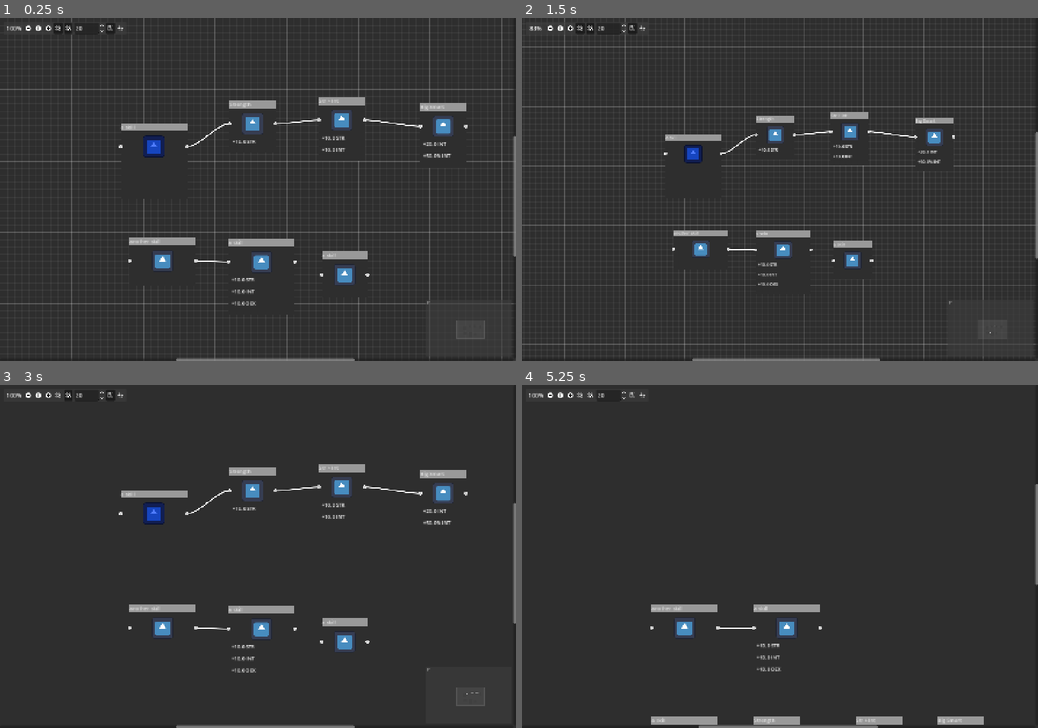
Above: before the commit, frames 1-4 (two rows, left to right).
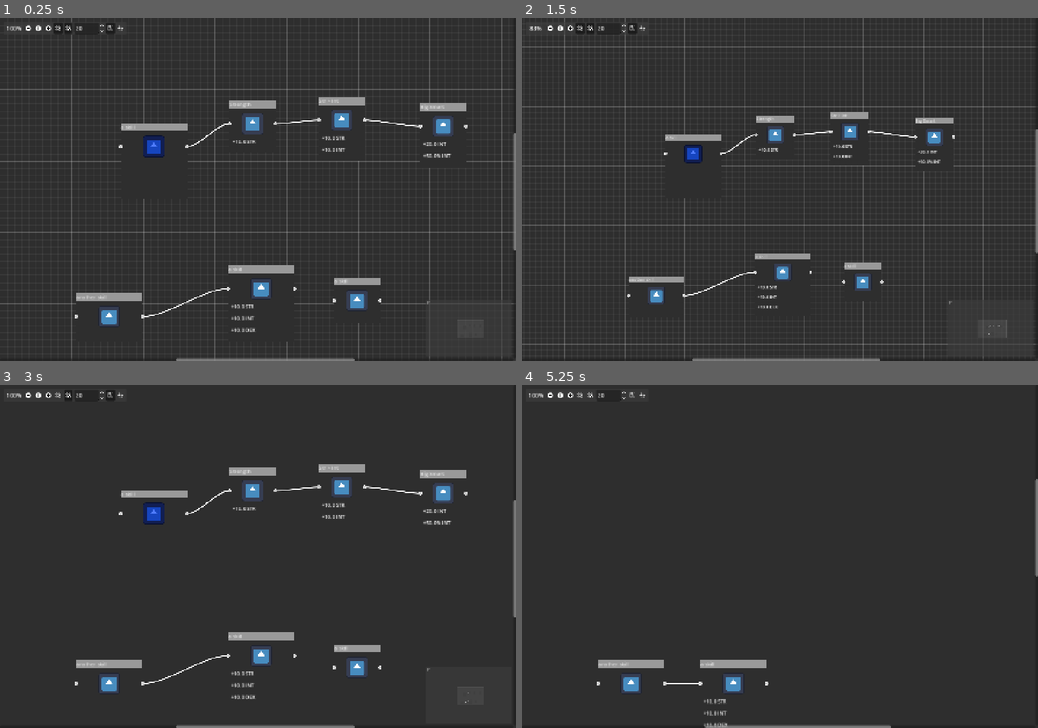
Above: after the commit, the same moments.

Repository: Koaieus/skill-tree-of-life
Game: Godot game, scene res://main.tscn
Same seed, same stepped clock (60 frames per second), same inputs: the game is played once before the commit and once after it. The engine's default icon, where the game draws it, is replaced by a stand-in: a white triangle on a blue panel in a dark square.
Inputs (mouse positions are in pixels of both pictures, inside the frame that each line leads up to):
- Up to frame 1 (0.25 s): no input
- Up to frame 2 (1.5 s): click (785, 261) at 0.52 s; click (547, 28) at 1.25 s
- Up to frame 3 (3 s): click (46, 395) at 2 s; click (56, 395) at 2.75 s
- Up to frame 4 (5.25 s): click (589, 395) at 3.5 s; click (630, 395) at 4.25 s; click (640, 395) at 5 s

The runs differ from the first frame. In frame 1, 3.3% of the frame differs, in the area x 14-100%, y 33-95%; in frame 2, 2.3%; in frame 3, 3.2%; in frame 4, 3.4%, in the area x 14-100%, y 27-100%.

Commit message:
Work on stat system + first skills modifiers + tooltip

Diff:
--- a/main.tscn
+++ b/main.tscn
@@ -1,11 +1,72 @@
-[gd_scene load_steps=7 format=3 uid="uid://cifdsy0tgbjj2"]
+[gd_scene load_steps=20 format=3 uid="uid://cifdsy0tgbjj2"]
 
 [ext_resource type="PackedScene" uid="uid://tm13xqmslpor" path="res://player.tscn" id="2_1bvp3"]
 [ext_resource type="PackedScene" uid="uid://cp7jtjmcxyxlm" path="res://tree_graph_edit.tscn" id="4_7mycd"]
 [ext_resource type="PackedScene" uid="uid://dxsj4sc2n6kcm" path="res://tree_node.tscn" id="5_lquwl"]
+[ext_resource type="Script" uid="uid://cfpnfqaij275b" path="res://stat_system/modifier/int_stat_modifier.gd" id="6_4c57u"]
 [ext_resource type="Script" uid="uid://c4wli7tfhudjl" path="res://stat_system/modifier/_number_stat_modifier.gd" id="6_5vw27"]
 [ext_resource type="PackedScene" uid="uid://ocw3oj3rx4gr" path="res://mod.tscn" id="6_272bh"]
 [ext_resource type="PackedScene" uid="uid://bykuqbr2eeh8j" path="res://skills.tscn" id="7_5vw27"]
+[ext_resource type="Script" uid="uid://cehpx155ql87x" path="res://stats/list/str_stat.gd" id="7_efxa6"]
+[ext_resource type="Script" uid="uid://chokoff1ki83w" path="res://stats/list/int_stat.gd" id="8_dg77c"]
+[ext_resource type="Script" uid="uid://gj017hef4u2b" path="res://stats/list/dex_stat.gd" id="9_ycdy4"]
+[ext_resource type="Script" uid="uid://cjce8d5f3u662" path="res://stat_system/modifier/incremental_stat_modifier.gd" id="10_efxa6"]
+
+[sub_resource type="Resource" id="Resource_w48qg"]
+script = ExtResource("6_4c57u")
+operation_value = 10
+operation = 10
+stat_key = ExtResource("7_efxa6")
+metadata/_custom_type_script = "uid://cfpnfqaij275b"
+
+[sub_resource type="Resource" id="Resource_vivmo"]
+script = ExtResource("6_4c57u")
+operation_value = 10
+operation = 10
+stat_key = ExtResource("8_dg77c")
+metadata/_custom_type_script = "uid://cfpnfqaij275b"
+
+[sub_resource type="Resource" id="Resource_2cqfq"]
+script = ExtResource("6_4c57u")
+operation_value = 10
+operation = 10
+stat_key = ExtResource("9_ycdy4")
+metadata/_custom_type_script = "uid://cfpnfqaij275b"
+
+[sub_resource type="Resource" id="Resource_dg77c"]
+script = ExtResource("6_4c57u")
+operation_value = 10
+operation = 10
+stat_key = ExtResource("7_efxa6")
+metadata/_custom_type_script = "uid://cfpnfqaij275b"
+
+[sub_resource type="Resource" id="Resource_ycdy4"]
+script = ExtResource("6_4c57u")
+operation_value = 10
+operation = 10
+stat_key = ExtResource("7_efxa6")
+metadata/_custom_type_script = "uid://cfpnfqaij275b"
+
+[sub_resource type="Resource" id="Resource_yaehf"]
+script = ExtResource("6_4c57u")
+operation_value = 10
+operation = 10
+stat_key = ExtResource("8_dg77c")
+metadata/_custom_type_script = "uid://cfpnfqaij275b"
+
+[sub_resource type="Resource" id="Resource_074og"]
+script = ExtResource("6_4c57u")
+operation_value = 20
+operation = 10
+stat_key = ExtResource("8_dg77c")
+metadata/_custom_type_script = "uid://cfpnfqaij275b"
+
+[sub_resource type="Resource" id="Resource_cegan"]
+script = ExtResource("10_efxa6")
+operation_value = 50.0
+operation = 10
+stat_key = ExtResource("8_dg77c")
+metadata/_custom_type_script = "uid://cjce8d5f3u662"
 
 [node name="Main" type="Node"]
 
@@ -56,11 +117,11 @@
 }])
 
 [node name="TreeNode" parent="VBoxContainer/TreeGraphEdit" index="1"]
-offset_left = 637.0
-offset_top = 617.0
-offset_right = 822.0
-offset_bottom = 830.0
-position_offset = Vector2(637, 617)
+offset_left = 636.0
+offset_top = 692.0
+offset_right = 821.0
+offset_bottom = 905.0
+position_offset = Vector2(636, 692)
 slot/3/left_enabled = false
 slot/3/left_type = 0
 slot/3/left_color = Color(1, 1, 1, 1)
@@ -104,11 +165,11 @@
 stat = "DEX"
 
 [node name="TreeNode2" parent="VBoxContainer/TreeGraphEdit" index="2"]
-offset_left = 361.0
-offset_top = 614.0
-offset_right = 546.0
-offset_bottom = 750.0
-position_offset = Vector2(361, 614)
+offset_left = 212.0
+offset_top = 770.0
+offset_right = 397.0
+offset_bottom = 906.0
+position_offset = Vector2(212, 770)
 
 [node name="Start" parent="VBoxContainer/TreeGraphEdit" node_paths=PackedStringArray("owned_by") instance=ExtResource("5_lquwl")]
 layout_mode = 0
@@ -119,16 +180,16 @@
 mouse_filter = 1
 position_offset = Vector2(336, 294)
 owned_by = NodePath("../../../Players/Player")
-modifiers = Array[ExtResource("6_5vw27")]([null])
+modifiers = Array[ExtResource("6_5vw27")]([SubResource("Resource_w48qg"), SubResource("Resource_vivmo"), SubResource("Resource_2cqfq")])
 
 [node name="TreeNode3" parent="VBoxContainer/TreeGraphEdit" instance=ExtResource("5_lquwl")]
 layout_mode = 0
-offset_left = 897.0
-offset_top = 653.0
-offset_right = 1025.0
-offset_bottom = 781.0
-mouse_filter = 1
-position_offset = Vector2(897, 653)
+offset_left = 932.0
+offset_top = 725.0
+offset_right = 1060.0
+offset_bottom = 853.0
+mouse_filter = 1
+position_offset = Vector2(932, 725)
 
 [node name="Strength" parent="VBoxContainer/TreeGraphEdit" instance=ExtResource("5_lquwl")]
 layout_mode = 0
@@ -148,6 +209,7 @@
 slot/3/right_color = Color(1, 1, 1, 1)
 slot/3/right_icon = null
 slot/3/draw_stylebox = true
+modifiers = Array[ExtResource("6_5vw27")]([SubResource("Resource_dg77c")])
 
 [node name="Mod" parent="VBoxContainer/TreeGraphEdit/Strength" instance=ExtResource("6_272bh")]
 layout_mode = 2
@@ -180,6 +242,7 @@
 slot/4/right_color = Color(1, 1, 1, 1)
 slot/4/right_icon = null
 slot/4/draw_stylebox = true
+modifiers = Array[ExtResource("6_5vw27")]([SubResource("Resource_ycdy4"), SubResource("Resource_yaehf")])
 
 [node name="Mod" parent="VBoxContainer/TreeGraphEdit/StrInt" instance=ExtResource("6_272bh")]
 layout_mode = 2
@@ -217,6 +280,7 @@
 slot/4/right_color = Color(1, 1, 1, 1)
 slot/4/right_icon = null
 slot/4/draw_stylebox = true
+modifiers = Array[ExtResource("6_5vw27")]([SubResource("Resource_074og"), SubResource("Resource_cegan")])
 
 [node name="Mod2" parent="VBoxContainer/TreeGraphEdit/BigInt" instance=ExtResource("6_272bh")]
 layout_mode = 2
--- a/player.gd
+++ b/player.gd
@@ -18,8 +18,13 @@
 
 # Called when the node enters the scene tree for the first time.
 func _ready() -> void:
+	print(stats.strength)
 	pass # Replace with function body.
 
+## Direct access to stats, but typed, via
+@onready var stats: EntityStats:
+	get():
+		return _stats.stats
 
 # Called every frame. 'delta' is the elapsed time since the previous frame.
 func _process(delta: float) -> void:
--- a/player.tscn
+++ b/player.tscn
@@ -1,6 +1,58 @@
-[gd_scene load_steps=2 format=3 uid="uid://tm13xqmslpor"]
+[gd_scene load_steps=16 format=3 uid="uid://tm13xqmslpor"]
 
 [ext_resource type="Script" uid="uid://dlb3kc61sy7r2" path="res://player.gd" id="1_4flbx"]
+[ext_resource type="Script" uid="uid://dvuuc7ytb0rla" path="res://stats/entity_stat_manager.gd" id="2_dw050"]
+[ext_resource type="Script" uid="uid://gj017hef4u2b" path="res://stats/list/dex_stat.gd" id="3_b26j0"]
+[ext_resource type="Script" uid="uid://chokoff1ki83w" path="res://stats/list/int_stat.gd" id="4_n7ghd"]
+[ext_resource type="Script" uid="uid://1p5k05vwjaf2" path="res://stats/entity_stats.gd" id="5_nvl01"]
+[ext_resource type="Script" uid="uid://l4jhxvsxrrvy" path="res://stat_system/computed/int_stat.gd" id="6_ivps1"]
+[ext_resource type="Script" uid="uid://0ot8vtmgh6iq" path="res://stats/list/skill_point_pool_stat.gd" id="7_urp6f"]
+[ext_resource type="Script" uid="uid://cehpx155ql87x" path="res://stats/list/str_stat.gd" id="8_bwjto"]
+
+[sub_resource type="Resource" id="Resource_606se"]
+script = ExtResource("3_b26j0")
+default_value = 0
+metadata/_custom_type_script = "uid://gj017hef4u2b"
+
+[sub_resource type="Resource" id="Resource_u1c27"]
+script = ExtResource("4_n7ghd")
+default_value = 0
+metadata/_custom_type_script = "uid://chokoff1ki83w"
+
+[sub_resource type="Resource" id="Resource_op7ga"]
+script = ExtResource("6_ivps1")
+default_value = 0
+metadata/_custom_type_script = "uid://l4jhxvsxrrvy"
+
+[sub_resource type="Resource" id="Resource_q13i1"]
+script = ExtResource("6_ivps1")
+default_value = 0
+metadata/_custom_type_script = "uid://l4jhxvsxrrvy"
+
+[sub_resource type="Resource" id="Resource_pylmc"]
+script = ExtResource("7_urp6f")
+max = SubResource("Resource_op7ga")
+min = SubResource("Resource_q13i1")
+default_value = 0
+metadata/_custom_type_script = "uid://0ot8vtmgh6iq"
+
+[sub_resource type="Resource" id="Resource_pbfsw"]
+script = ExtResource("8_bwjto")
+default_value = 0
+metadata/_custom_type_script = "uid://cehpx155ql87x"
+
+[sub_resource type="Resource" id="Resource_5tmop"]
+script = ExtResource("5_nvl01")
+skill_points = SubResource("Resource_pylmc")
+strength = SubResource("Resource_pbfsw")
+intelligence = SubResource("Resource_u1c27")
+dexterity = SubResource("Resource_606se")
+metadata/_custom_type_script = "uid://1p5k05vwjaf2"
 
 [node name="Player" type="Node"]
 script = ExtResource("1_4flbx")
+
+[node name="EntityStatsManager" type="Node" parent="."]
+script = ExtResource("2_dw050")
+stats = SubResource("Resource_5tmop")
+metadata/_custom_type_script = "uid://dvuuc7ytb0rla"
--- a/skills.tscn
+++ b/skills.tscn
@@ -39,7 +39,7 @@
 [sub_resource type="Resource" id="Resource_21ovc"]
 script = ExtResource("7_21ovc")
 operation_value = 50.0
-operation = null
+operation = 10
 stat_key = ExtResource("6_21ovc")
 metadata/_custom_type_script = "uid://cjce8d5f3u662"
 
--- a/stat_system/aggregated/_aggregated_stat.gd
+++ b/stat_system/aggregated/_aggregated_stat.gd
@@ -29,7 +29,7 @@
 	var res: Array[Stat] = []
 
 	for property in get_property_list():
-		if property.usage == 4102 and get(property.name) is Stat:
+		if property.usage == Stats.EXPORTED_PROP and get(property.name) is Stat:
 			res.append(get(property.name) as Stat)
 
 	return res
--- a/stat_system/computed/_number_stat.gd
+++ b/stat_system/computed/_number_stat.gd
@@ -18,7 +18,8 @@
 	 # Run inherited compute function, which may or may not modify `_multiplier`
 	super()
 	# Apply multiplier (once)
-	apply_multiplier()
+	if _value != null:
+		apply_multiplier()
 
 	if previous == null:
 		return
--- a/stat_system/computed/int_stat.gd
+++ b/stat_system/computed/int_stat.gd
@@ -12,4 +12,4 @@
 		_value = default_value
 
 func apply_multiplier():
-	value = roundi(value * _multiplier)
+	value = roundi(_value * _multiplier)
--- a/stat_system/modifier/_number_stat_modifier.gd
+++ b/stat_system/modifier/_number_stat_modifier.gd
@@ -30,7 +30,7 @@
 		Operation.SUBSTRACT:
 			return value - (_operation_value * apply_count)
 		Operation.MULTIPLY:
-			return value * _operation_value * apply_count
+			return value * (_operation_value ** apply_count)
 		Operation.DIVIDE:
 			if _operation_value == 0:
 				push_error("NumberStatModifier cannot divide by 0")
--- a/stat_system/modifier/incremental_stat_modifier.gd
+++ b/stat_system/modifier/incremental_stat_modifier.gd
@@ -18,5 +18,5 @@
 			if _operation_value == 0:
 				push_error("NumberStatModifier cannot divide by 0")
 				return value
-			stat._multiplier /= operation_value * apply_count
+			stat._multiplier /= _operation_value * apply_count
 	return value
--- a/stat_system/stat.gd
+++ b/stat_system/stat.gd
@@ -3,12 +3,17 @@
 
 signal value_changed
 
-@export var abbreviation: StringName = ""
-@export var description: String = ""
-#func abbreviation()-> String:
-	#return ""
-#func description() -> String:
-	#return ""
+#@export var abbreviation: String = ""
+#@export var description: String = ""
+
+func name()-> String:
+	return "<full name of stat>"
+
+func abbreviation()-> String:
+	return "<stat abbreviation>"
+
+func description() -> String:
+	return "<stat description>"
 
 ## Key that defines the uniqueness of a stat
 var key: Variant:
--- a/stat_system/stat_manager.gd
+++ b/stat_system/stat_manager.gd
@@ -8,7 +8,8 @@
 
 ## Stats holder
 var stats: Stats:
-	set = set_stats
+	set = set_stats,
+	get = _get_stats
 
 func set_stats(value: Stats) -> void:
 	stats = value
@@ -18,6 +19,9 @@
 
 	_stats = stats.duplicate(true)
 	#initialize_replication()  # Sync multiplayer
+
+func _get_stats():
+	return stats
 
 ## Get a specific stat by its key
 func get_stat(key: Variant) -> Stat:
@@ -104,7 +108,7 @@
 		"type": TYPE_OBJECT,
 		"hint": PROPERTY_HINT_RESOURCE_TYPE,
 		"hint_string": get_stats_class_name(),
-		"usage": 4102,
+		"usage": Stats.EXPORTED_PROP,
 	})
 
 	return result
--- a/stat_system/stat_modifier.gd
+++ b/stat_system/stat_modifier.gd
@@ -20,3 +20,7 @@
 
 func compatible_with(stat: Stat) -> bool:
 	return stat_key == stat.key
+
+
+func as_string() -> String:
+	return "<stat modifier>"
--- a/stat_system/stats.gd
+++ b/stat_system/stats.gd
@@ -54,10 +54,7 @@
 
 
 
-###
-# STAT MODIFIERS
-###
-
+#region Stat Modifiers
 ## Add a stat modifier to a stat
 func add_stat_modifier(stat_modifier: StatModifier) -> void:
 	var stat: Stat = get_stat(stat_modifier.stat_key)
@@ -80,3 +77,4 @@
 func clear_stat_modifiers() -> void:
 	for stat in get_stats():
 		stat.clear_stat_modifiers()
+#endregion
--- a/stats/entity_stat_manager.gd
+++ b/stats/entity_stat_manager.gd
@@ -10,3 +10,6 @@
 		return
 
 	super()
+
+func _get_stats() -> EntityStats:
+	return stats
--- a/stats/list/dex_stat.gd
+++ b/stats/list/dex_stat.gd
@@ -1,2 +1,8 @@
 extends IntStat
 class_name DexterityStat
+
+func abbreviation():
+	return "dex"
+
+func description():
+	return "How much of a nimble speediboi you are"
--- a/stats/list/int_stat.gd
+++ b/stats/list/int_stat.gd
@@ -1,2 +1,9 @@
 extends IntStat
 class_name IntelligenceStat
+
+
+func abbreviation():
+	return "int"
+
+func description():
+	return "Big smart yes?"
--- a/stats/list/skill_point_pool_stat.gd
+++ b/stats/list/skill_point_pool_stat.gd
@@ -1,5 +1,9 @@
 extends IntPoolStat
 class_name SkillPointPoolStat
 
-#func description():
-	#return "The skill points the tree entity can spend"
+
+func abbreviation():
+	return "skillpts"
+
+func description():
+	return "How many skill points you have and have spent"
--- a/stats/list/str_stat.gd
+++ b/stats/list/str_stat.gd
@@ -1,2 +1,11 @@
 extends IntStat
 class_name StrengthStat
+
+func name():
+	return ""
+
+func abbreviation():
+	return "str"
+
+func description():
+	return "STRONG MONKE"
--- a/tooltip.gd
+++ b/tooltip.gd
@@ -5,14 +5,32 @@
 var target: TreeNode = null
 var valid: bool = false
 
-@onready var title_label: Label = $M/V/Title
+@onready var title_label: Label = %Title
+@onready var contents: VBoxContainer = %Contents
 
 var title: String
 
 # Called when the node enters the scene tree for the first time.
 func _ready() -> void:
-	title_label.text = title if title else 'No Title'
+	set_title(title)
 
 # Called every frame. 'delta' is the elapsed time since the previous frame.
 func _process(delta: float) -> void:
 	pass
+
+func set_title(title: String) -> void:
+	title_label.text = title if title else 'No Title'
+
+func clear_lines() -> void:
+	for child in %Contents.get_children():
+		child.queue_free()
+
+func add_line(text: String) -> void:
+	var label = Label.new()
+	label.text = text
+	%Contents.add_child(label)
+
+func set_lines(lines: Array[String]) -> void:
+	clear_lines()
+	for line in lines:
+		add_line(line)
--- a/tooltip.tscn
+++ b/tooltip.tscn
@@ -1,8 +1,7 @@
-[gd_scene load_steps=5 format=3 uid="uid://bvetoc2tijk7i"]
+[gd_scene load_steps=4 format=3 uid="uid://bvetoc2tijk7i"]
 
 [ext_resource type="Script" uid="uid://d0ub8vjtcm7hd" path="res://tooltip.gd" id="1_abxgm"]
 [ext_resource type="Texture2D" uid="uid://dlgwiusb8d7lf" path="res://assets/border_pack/Border All 1.png" id="1_gwequ"]
-[ext_resource type="PackedScene" uid="uid://ocw3oj3rx4gr" path="res://mod.tscn" id="2_oxk8h"]
 
 [sub_resource type="LabelSettings" id="LabelSettings_abxgm"]
 font_size = 22
@@ -40,35 +39,13 @@
 layout_mode = 2
 
 [node name="Title" type="Label" parent="M/V"]
+unique_name_in_owner = true
 layout_mode = 2
 text = "<title>"
 label_settings = SubResource("LabelSettings_abxgm")
 horizontal_alignment = 1
 
 [node name="Contents" type="VBoxContainer" parent="M/V"]
+unique_name_in_owner = true
 layout_mode = 2
 theme_override_constants/separation = -3
-
-[node name="Mod" parent="M/V/Contents" instance=ExtResource("2_oxk8h")]
-visible = false
-layout_mode = 2
-
-[node name="Mod2" parent="M/V/Contents" instance=ExtResource("2_oxk8h")]
-visible = false
-layout_mode = 2
-
-[node name="Mod3" parent="M/V/Contents" instance=ExtResource("2_oxk8h")]
-visible = false
-layout_mode = 2
-
-[node name="Mod4" parent="M/V/Contents" instance=ExtResource("2_oxk8h")]
-visible = false
-layout_mode = 2
-
-[node name="Mod5" parent="M/V/Contents" instance=ExtResource("2_oxk8h")]
-visible = false
-layout_mode = 2
-
-[node name="Mod6" parent="M/V/Contents" instance=ExtResource("2_oxk8h")]
-visible = false
-layout_mode = 2
--- a/tree_entity.gd
+++ b/tree_entity.gd
@@ -7,12 +7,7 @@
 #@export var stats: Stats = EntityStats.new()
 @export_color_no_alpha var color: Color
 
+@onready var _stats: EntityStatsManager = $EntityStatsManager
+
 func _ready() -> void:
 	pass
-
-#func _on_child_entered_tree(node: Node) -> void:
-	#if node is TreeNode:
-		#node.owner = self
-#
-#func _on_child_exiting_tree(node: Node) -> void:
-	#pass # Replace with function body.
--- a/tree_entity.tscn
+++ b/tree_entity.tscn
@@ -12,29 +12,21 @@
 [sub_resource type="Resource" id="Resource_1rubt"]
 script = ExtResource("3_g54k8")
 default_value = 0
-abbreviation = &"dex"
-description = "Zoominess"
 metadata/_custom_type_script = "uid://gj017hef4u2b"
 
 [sub_resource type="Resource" id="Resource_nihcs"]
 script = ExtResource("4_ovnba")
 default_value = 0
-abbreviation = &"int"
-description = "Big Smart"
 metadata/_custom_type_script = "uid://chokoff1ki83w"
 
 [sub_resource type="Resource" id="Resource_77k73"]
 script = ExtResource("6_au033")
 default_value = 0
-abbreviation = &""
-description = ""
 metadata/_custom_type_script = "uid://l4jhxvsxrrvy"
 
 [sub_resource type="Resource" id="Resource_k6fnf"]
 script = ExtResource("6_au033")
 default_value = 0
-abbreviation = &""
-description = ""
 metadata/_custom_type_script = "uid://l4jhxvsxrrvy"
 
 [sub_resource type="Resource" id="Resource_r78mo"]
@@ -42,15 +34,11 @@
 max = SubResource("Resource_77k73")
 min = SubResource("Resource_k6fnf")
 default_value = 0
-abbreviation = &"skillpts"
-description = "Number of skill points currently in use"
 metadata/_custom_type_script = "uid://0ot8vtmgh6iq"
 
 [sub_resource type="Resource" id="Resource_wcqib"]
 script = ExtResource("8_5ha82")
 default_value = 0
-abbreviation = &"str"
-description = "Strenght"
 metadata/_custom_type_script = "uid://cehpx155ql87x"
 
 [sub_resource type="Resource" id="Resource_8281m"]
--- a/tree_node.gd
+++ b/tree_node.gd
@@ -57,6 +57,12 @@
 	tool_tip_instance.target = self
 	tool_tip_instance.position = self.get_global_transform_with_canvas().origin - Vector2(300, 0)
 	tool_tip_instance.title = title
+	var lines: Array[String] = []
+	for modifier in modifiers:
+		if not modifier:
+			continue
+		lines.append(modifier.as_string())
+	tool_tip_instance.set_lines(lines)
 	tool_tip_instance.valid = true
 	add_child(tool_tip_instance)
 	await get_tree().create_timer(0.3).timeout
